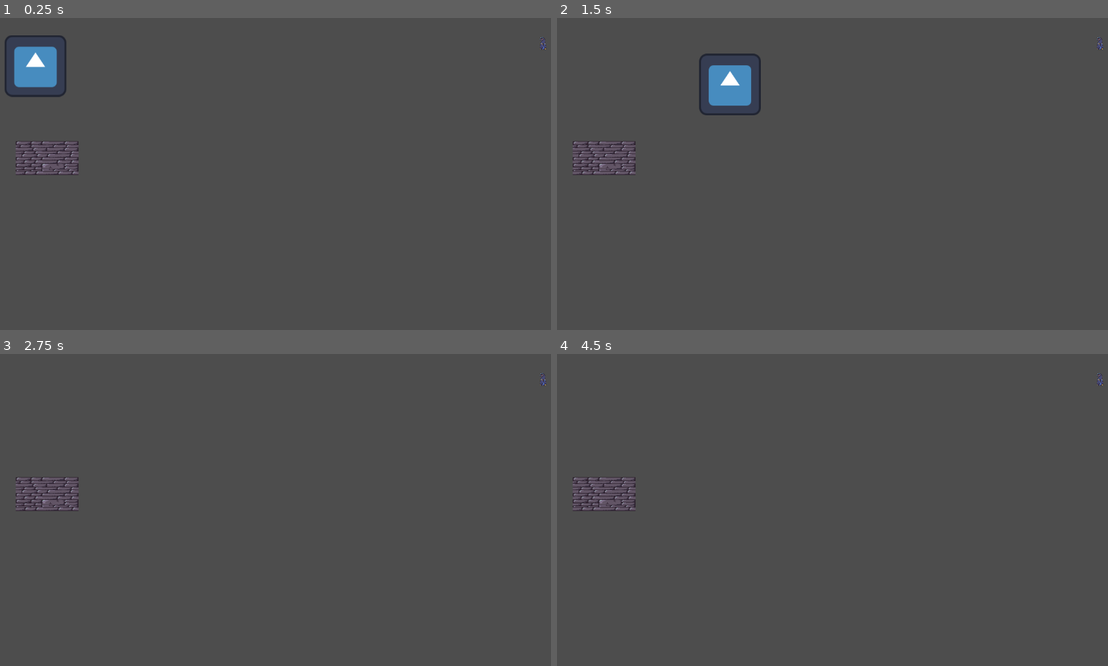
Above: before the commit, frames 1-4 (two rows, left to right).
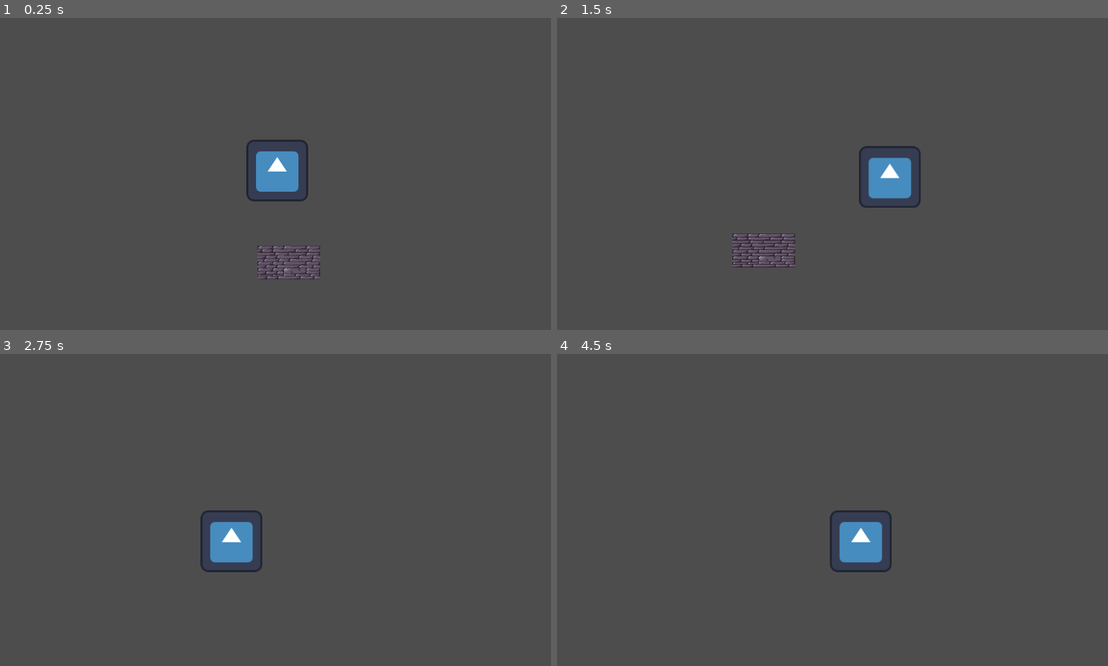
Above: after the commit, the same moments.

Repository: Hexalikk/Mini-Jame-Gam-55
Game: Godot game, scene res://scenes/main.tscn
Same seed, same stepped clock (60 frames per second), same inputs: the game is played once before the commit and once after it. The engine's default icon, where the game draws it, is replaced by a stand-in: a white triangle on a blue panel in a dark square.
Inputs:
- Up to frame 1 (0.25 s): no input
- Up to frame 2 (1.5 s): hold Right (ui_right) from 0.53 s (still down); tap E (throw a bone) at 0.6, 1.35 s; tap Space (jump) at 0.77 s
- Up to frame 3 (2.75 s): tap Space (jump) at 1.52 s; release Right (ui_right) at 2.03 s; hold Left (ui_left) from 2.03 s (still down); tap E (throw a bone) at 2.1 s
- Up to frame 4 (4.5 s): release Left (ui_left) at 2.78 s; hold Right (ui_right) 2.78-4.28 s; tap E (throw a bone) at 2.85, 3.6, 4.35 s; tap Space (jump) at 3.02, 3.77 s; tap Enter at 4.25 s; hold Left (ui_left) from 4.28 s (still down)

The runs differ from the first frame. In frame 1, 3.5% of the frame differs, in the area x 0-100%, y 5-84%; in frame 2, 3.6%, in the area x 2-100%, y 6-80%; in frame 3, 1.9%; in frame 4, 1.9%.

Commit message:
add camera to the player

Diff:
--- a/stronger-bones/scenes/player.tscn
+++ b/stronger-bones/scenes/player.tscn
@@ -14,3 +14,8 @@
 
 [node name="Sprite2D" type="Sprite2D" parent="." unique_id=553749333]
 texture = ExtResource("1_3vyb7")
+
+[node name="Camera2D" type="Camera2D" parent="." unique_id=722678850]
+drag_horizontal_enabled = true
+drag_vertical_enabled = true
+drag_vertical_offset = 0.55
